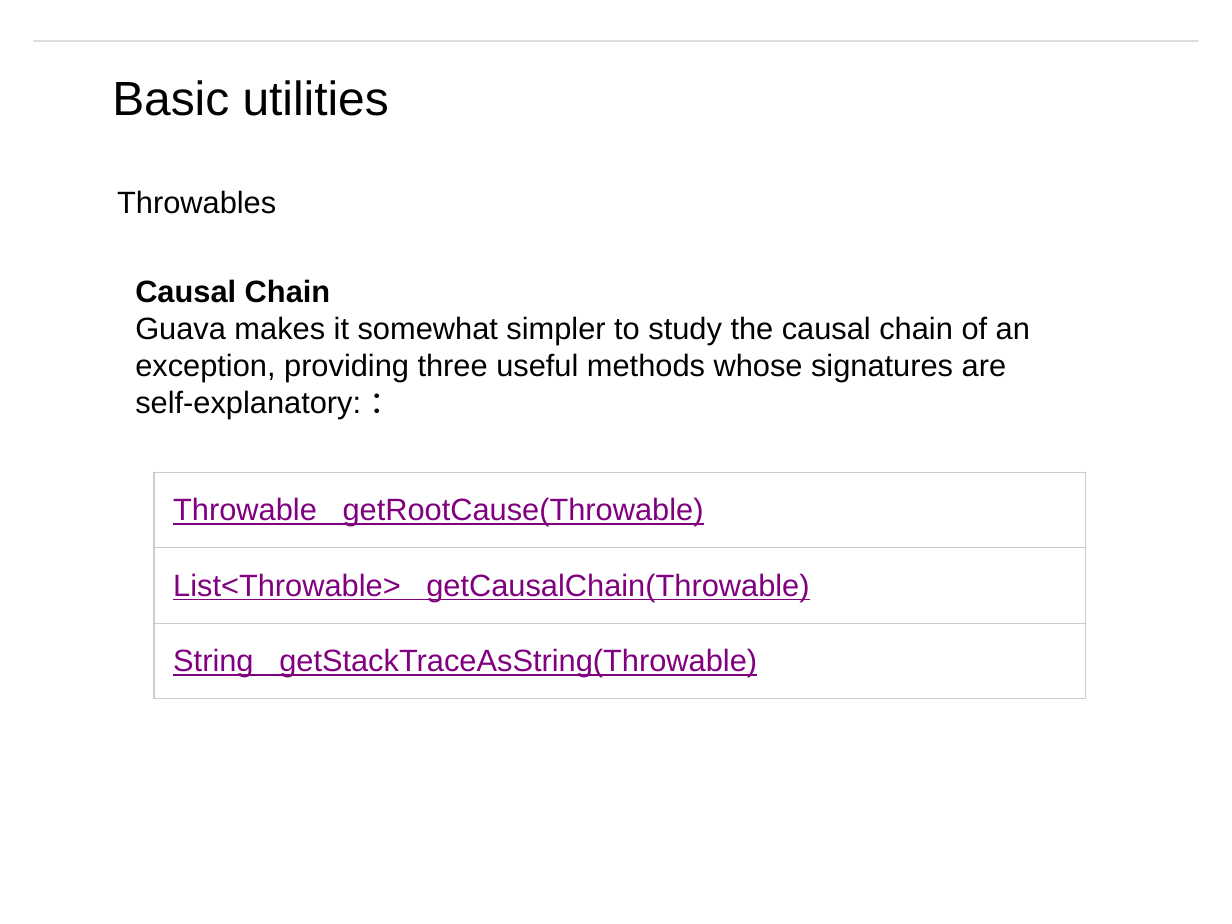
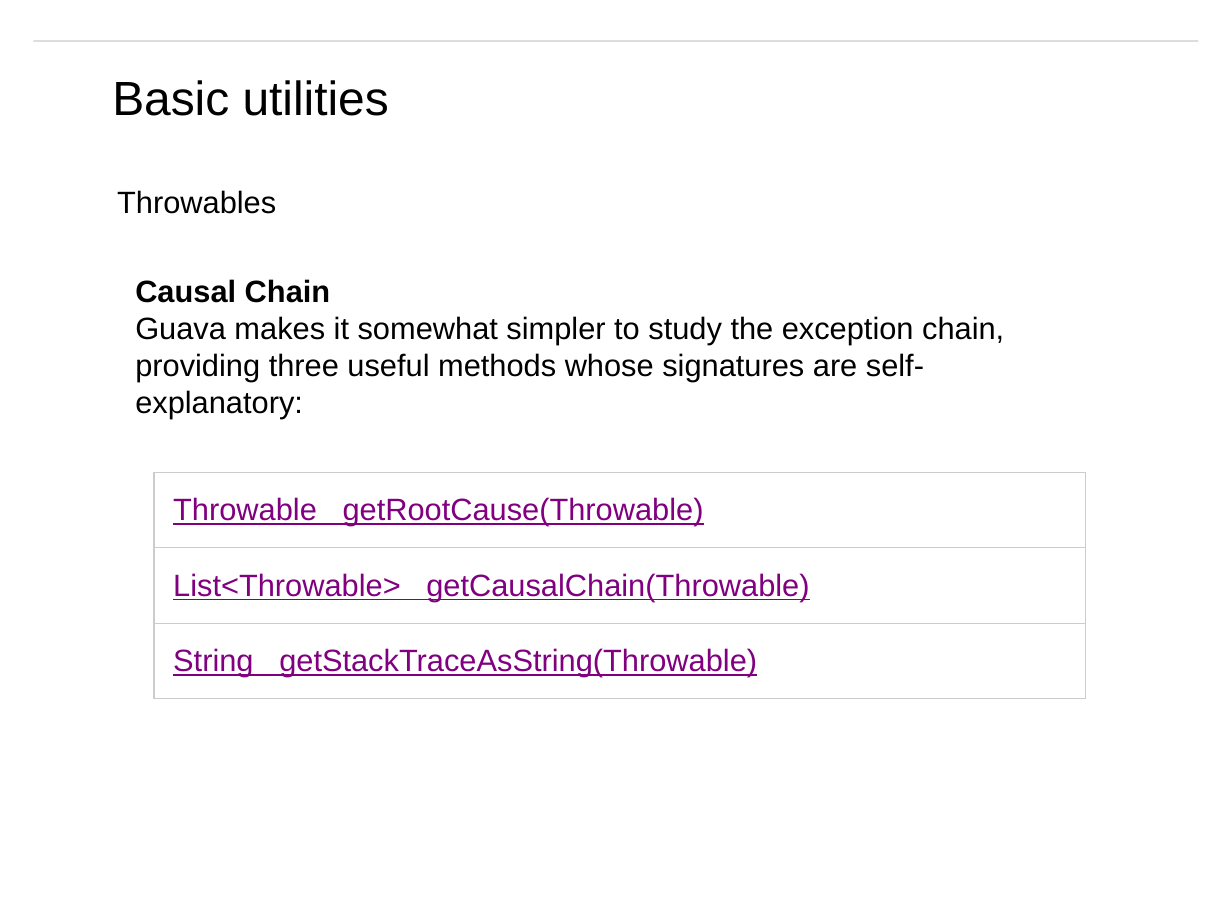
Before and after one commit to matt19870107/Guava, a slide deck: slide 30 of Guava - English.pptm. Drawn at 1232x924 pixels with LibreOffice and Linux fonts; fonts in the diff are those of the drawing; background and template pictures are left out. Boxes give left, top, right and bottom in pixels: in the first picture for what was removed or moved away, otherwise in the second. Text is boxed around its words. In the diff, an @@ line names an element or a change of style, - is before the commit and + after.

```diff
--- a/Guava - English.pptm
+++ b/Guava - English.pptm
@@ text at bbox=[135, 279, 1004, 419]: text changed @@
-Causal Chain
-Guava makes it somewhat simpler to study the causal chain of an exception, providing three useful methods whose signatures are self-explanatory: ：
+Causal Chain
+Guava makes it somewhat simpler to study the exception chain, providing three useful methods whose signatures are self-explanatory:
```
Also in this commit, not shown: 9 other slides changed, 1 other file.
